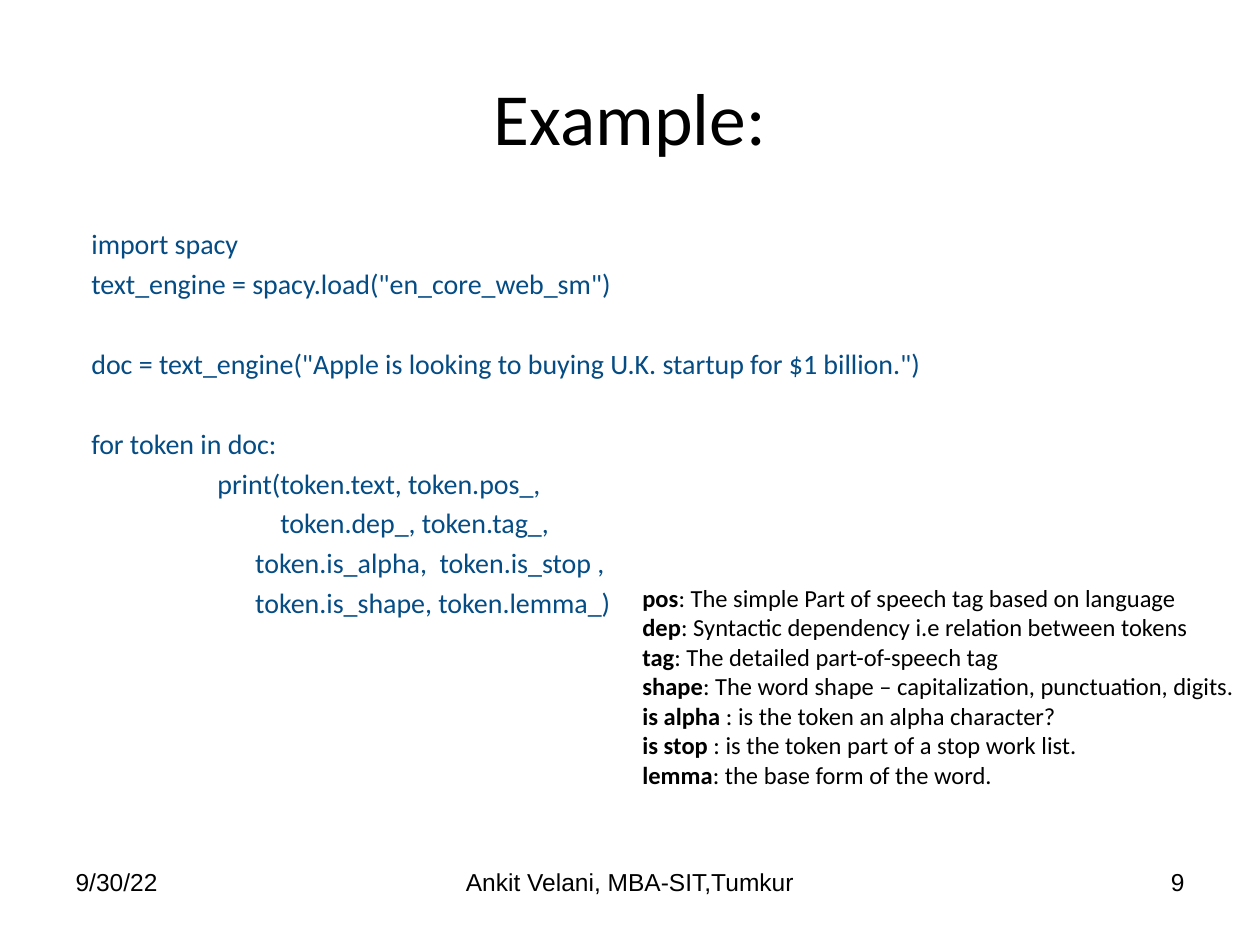
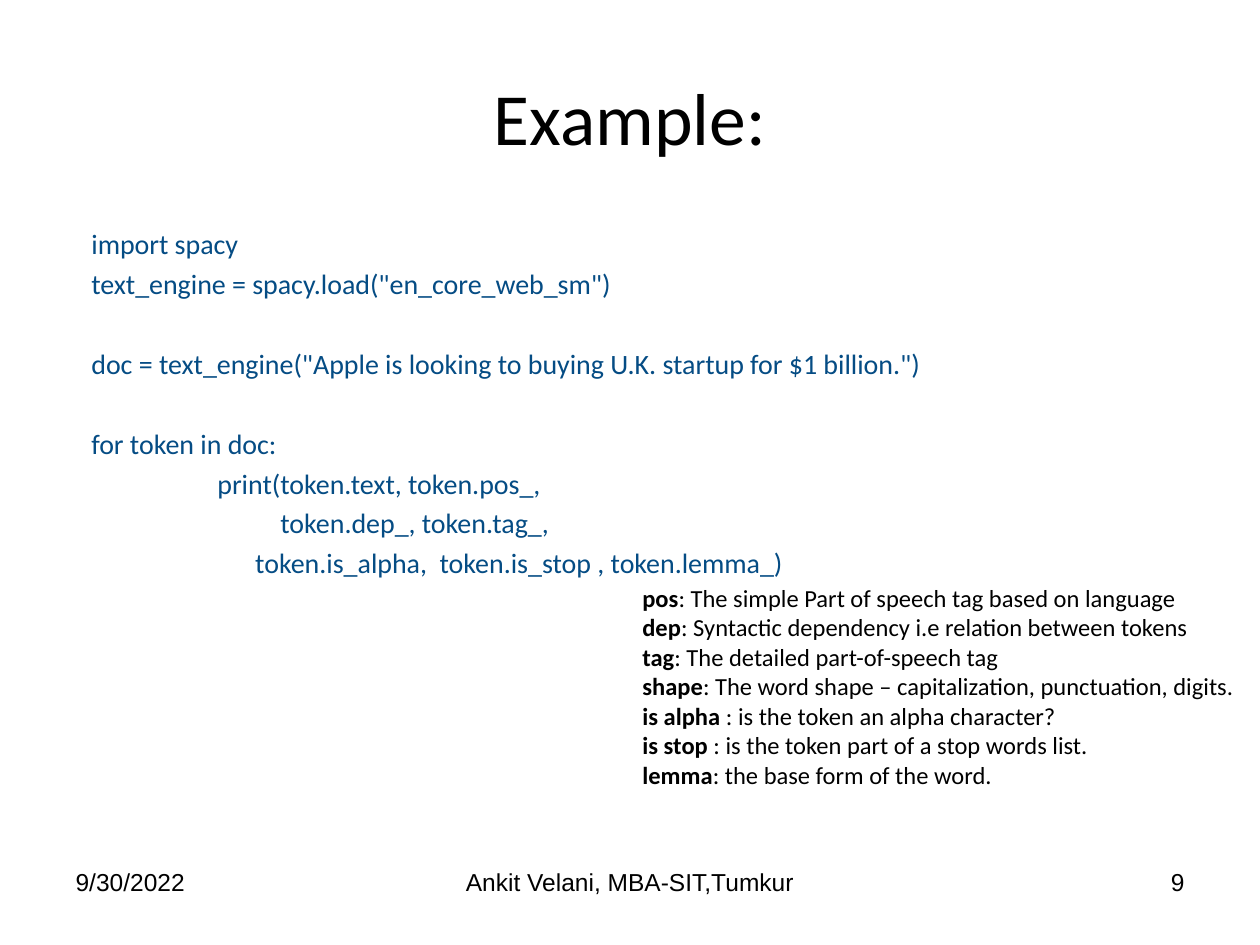
Before and after one commit to sitmbadept/sitmbadept.github.io, a slide deck: slide 9 of BDTM/Python/Unit-5-Python-Text.pptx. Drawn at 1260x945 pixels with LibreOffice and Linux fonts; fonts in the diff are those of the drawing. Boxes give left, top, right and bottom in pixels: in the first picture for what was removed or moved away, otherwise in the second. Text is boxed around its words. In the diff, an @@ line names an element or a change of style, - is before the commit and + after.

```diff
--- a/BDTM/Python/Unit-5-Python-Text.pptx
+++ b/BDTM/Python/Unit-5-Python-Text.pptx
@@ text at (255,552,783,578): text changed @@
-token.is_alpha, token.is_stop ,
-token.is_shape, token.lemma_)
+token.is_alpha, token.is_stop , token.lemma_)
@@ text at (642,737,1087,758): text changed @@
-is stop : is the token part of a stop work list.
+is stop : is the token part of a stop words list.
@@ text at (76,873,185,892): text changed @@
-9/30/22
+9/30/2022
```
Also in this commit, not shown: 9 other slides changed, 1 slide added, 1 other file.
